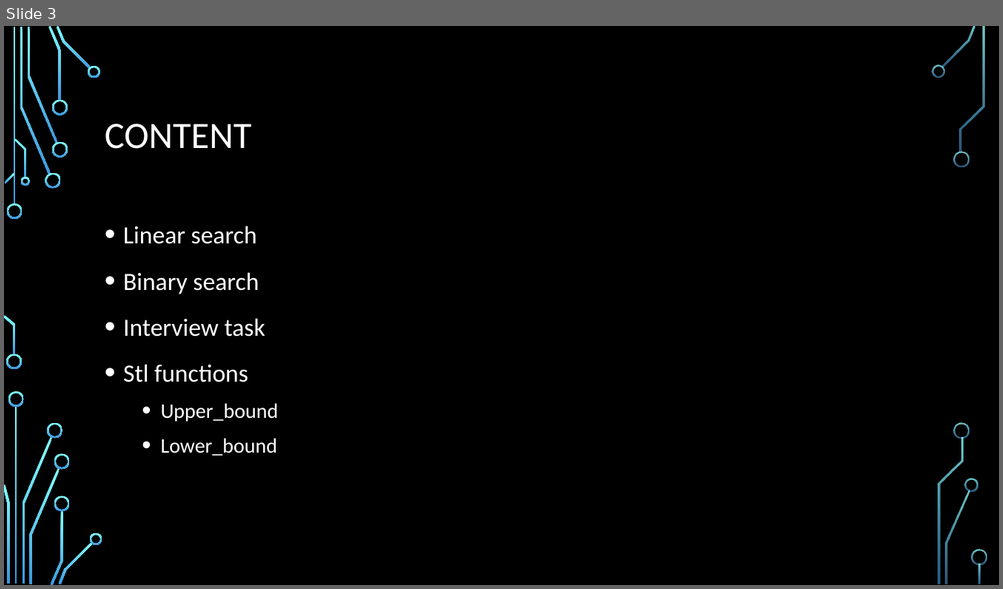
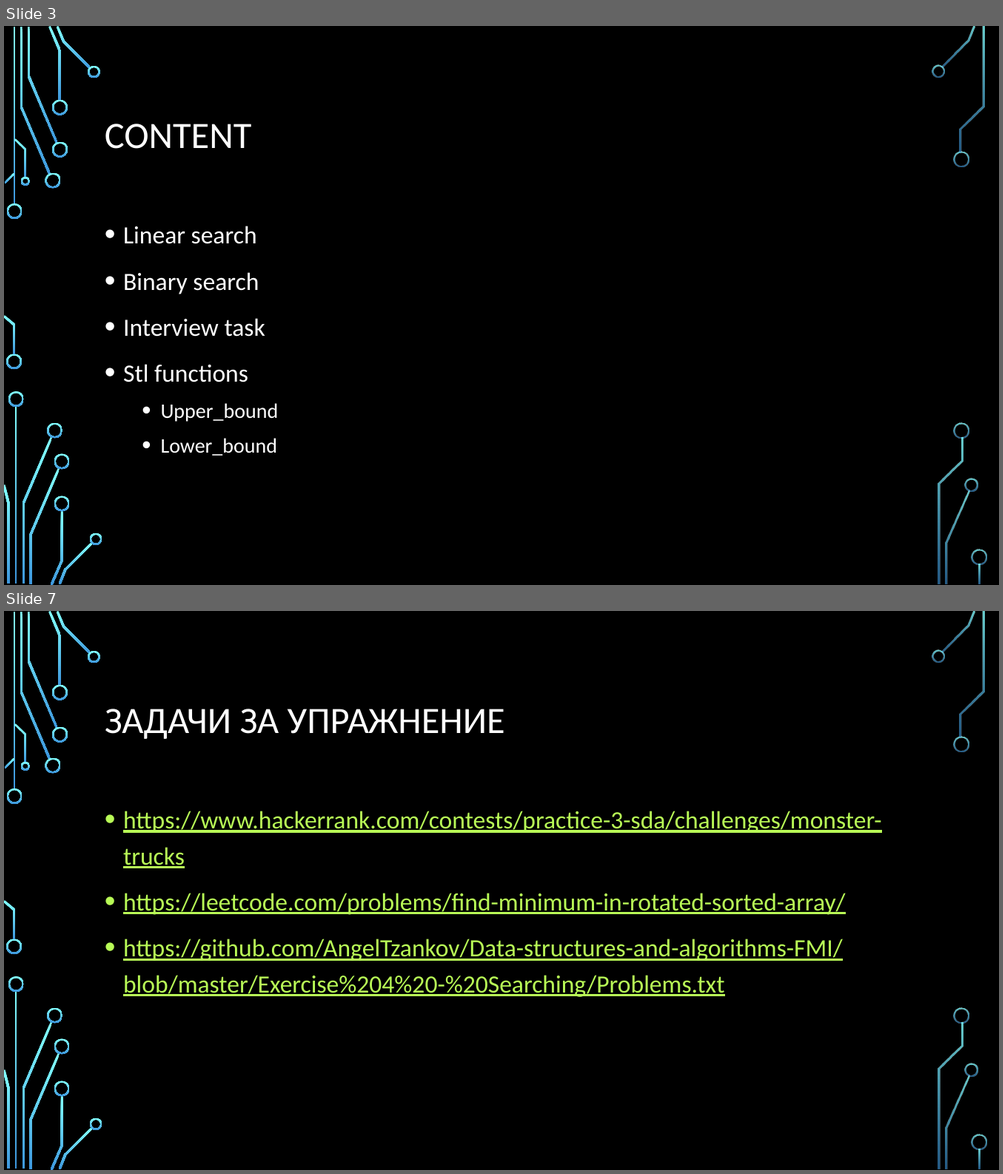
Before and after one commit to NaskoIT/SDA_2022-2023, a slide deck: 03_Seaching_Algorithms/Nasko/02_Searching_Algorithms.pptx. Shown one above the other, each under a label of ours: slide 3 before the commit, slides 3 and 7 after it; the slides between them are not shown. The pictures are 1003x589 and 1003x1174 pixels, drawn with LibreOffice and Linux fonts; fonts in the diff are those of the drawing; background and template pictures are left out. Boxes give left, top, right and bottom in pixels: in the first picture for what was removed or moved away, otherwise in the second. Text is boxed around its words. In the diff, an @@ line names an element or a change of style, - is before the commit and + after.

```diff
--- a/03_Seaching_Algorithms/Nasko/02_Searching_Algorithms.pptx
+++ b/03_Seaching_Algorithms/Nasko/02_Searching_Algorithms.pptx
@@ slide 7 added at (4, 611, 999, 1170), background picture (left out); not listed: 36 template elements that a slide beside it also shows @@
@@ title added at (105, 709, 505, 739), 36 pt, text #FFFFFF @@
+ЗАДАЧИ ЗА УПРАЖНЕНИЕ
@@ text added at (123, 811, 881, 997), 24 pt, text #B8FA56, underline @@
+• https://www.hackerrank.com/contests/practice-3-sda/challenges/monster-trucks
+• https://leetcode.com/problems/find-minimum-in-rotated-sorted-array/
+• https://github.com/AngelTzankov/Data-structures-and-algorithms-FMI/blob/master/Exercise%204%20-%20Searching/Problems.txt
```
Also in this commit, not shown: 4 other slides added, 5 other files.
